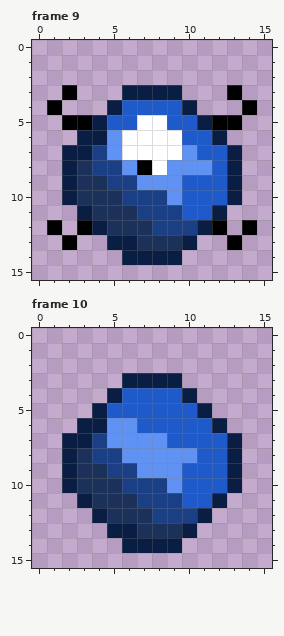
Pixel-art file -- Drillbird_sprites/Characters/Enemies/Walking Gem/WalkingGem.aseprite. Above: the version before the commit.
16x16 pixels, 10 frames. Shown: frame 9, frame 10. The commit also changed other frames, which this record leaves out.
New version:
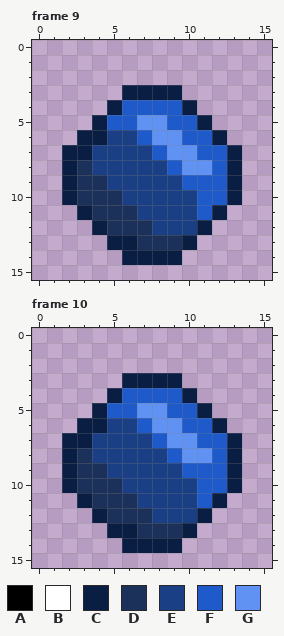
Palette (. is transparent): A #000000  B #ffffff  C #0a1d42  D #1c3159  E #1b3f84  F #1f5aca  G #5f92f2
What changed:
layer "base" added
layer "Layer 1" removed
layer "Layer 3" removed
Frame 9:
Colour A gives way to colour E in row 8 at x 7.
Colour B gives way to colour E in row 6 at x 6; in row 7 at x 6 to 7; in row 8 at x 8.
Colour F gives way to colour E in rows 10 to 11 at x 10.
Colour G gives way to colour E in rows 6 to 7 at x 5; in row 8 at x 6; in row 9 at x 7 to 9; in row 10 at x 9.
Colour B gives way to colour F in row 6 at x 7; in row 7 at x 8.
Colour G gives way to colour F in row 8 at x 9.
Colour B gives way to colour G in row 5 at x 7 to 8; in row 6 at x 8 to 9; in row 7 at x 9.
The edit erases colour A in row 3 at x 2 and 13; in row 4 at x 1 and 14; in row 5 at x 2 to 3 and 12 to 13; in row 12 at x 1, 3, 12 and 14; in row 13 at x 2 and 13.
Frame 10, layer "base":
Colour F gives way to colour E in rows 10 to 11 at x 10.
Colour G gives way to colour E in row 6 at x 5 to 6; in row 7 at x 5 to 7; in row 8 at x 6 to 8; in row 9 at x 7 to 9; in row 10 at x 9.
Colour G gives way to colour F in row 7 at x 8; in row 8 at x 9.
Colour F gives way to colour G in row 5 at x 7 to 8; in row 6 at x 8 to 9; in row 7 at x 9 to 10; in row 8 at x 11.
Pixel boxes of the changes (left, top, right, bottom) in both pictures:
changed: (47, 85, 257, 250)
changed: (107, 403, 212, 508)
